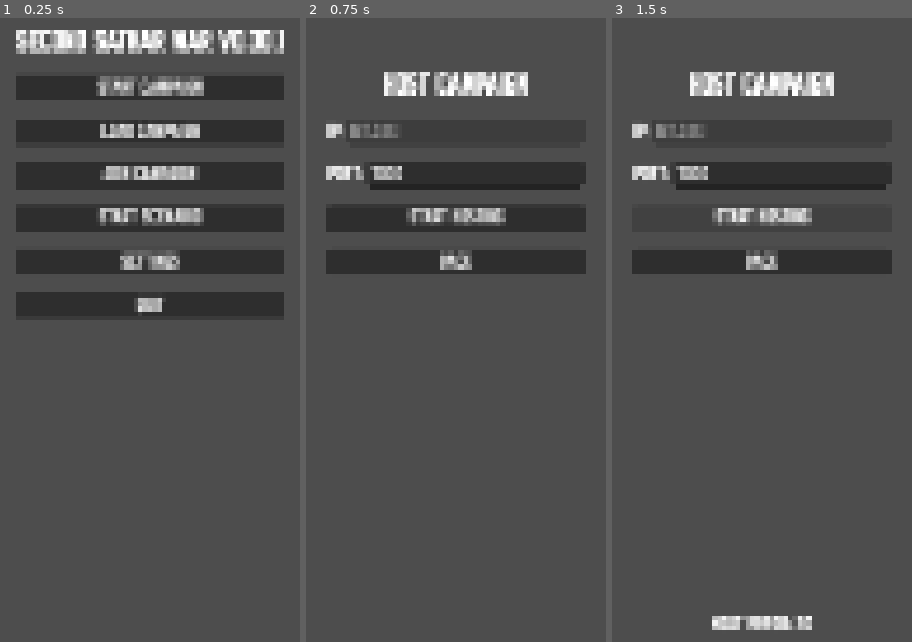
Above: before the commit, frames 1-3 (left to right).
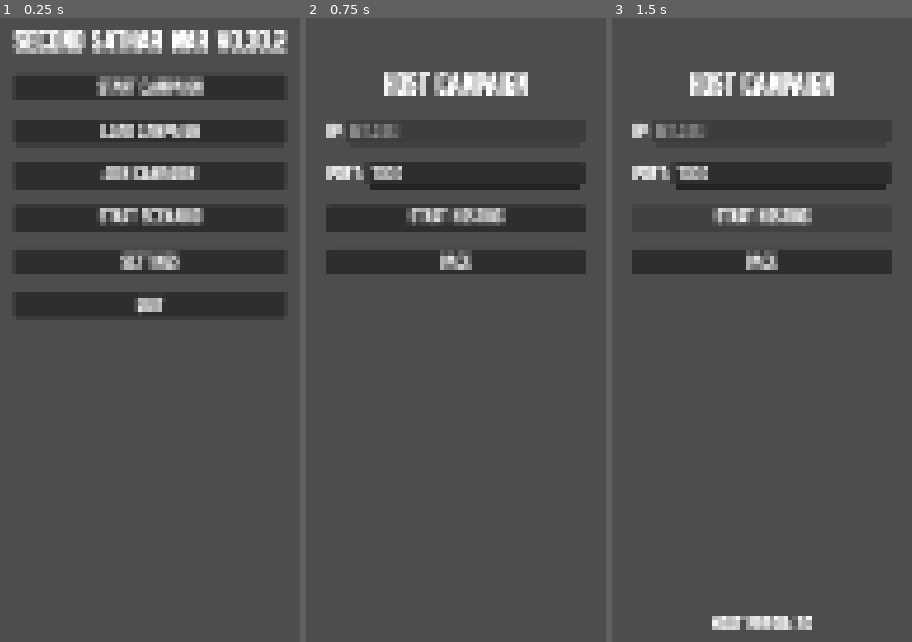
Above: after the commit, the same moments.

Repository: jjeffers/sf-kh-simulator
Game: Godot game, scene res://Scenes/MainMenu.tscn
Same seed, same stepped clock (60 frames per second), same inputs: the game is played once before the commit and once after it.
Inputs:
- Up to frame 1 (0.25 s): no input
- Up to frame 2 (0.75 s): click "Start Campaign" at 0.5 s
- Up to frame 3 (1.5 s): click "Start Hosting" at 1.25 s

The runs differ from the first frame. In frame 1, 2.3% of the frame differs, in the area x 4-96%, y 1-6%; in frame 2, nothing differs; in frame 3, nothing differs.

Commit message:
Bump version to 0.30.2

Diff:
--- a/project.godot
+++ b/project.godot
@@ -15,7 +15,7 @@
 [application]
 
 config/name="SFKH Simulator"
-config/version="0.30.1"
+config/version="0.30.2"
 run/main_scene="res://Scenes/MainMenu.tscn"
 config/features=PackedStringArray("4.6", "Forward Plus")
 config/icon="uid://buxqpiwusk5wp"
